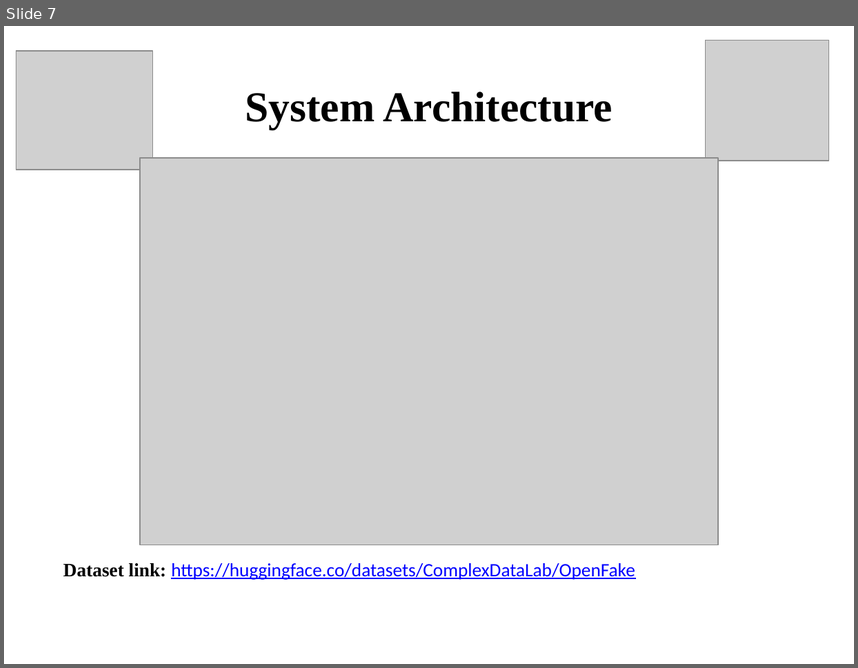
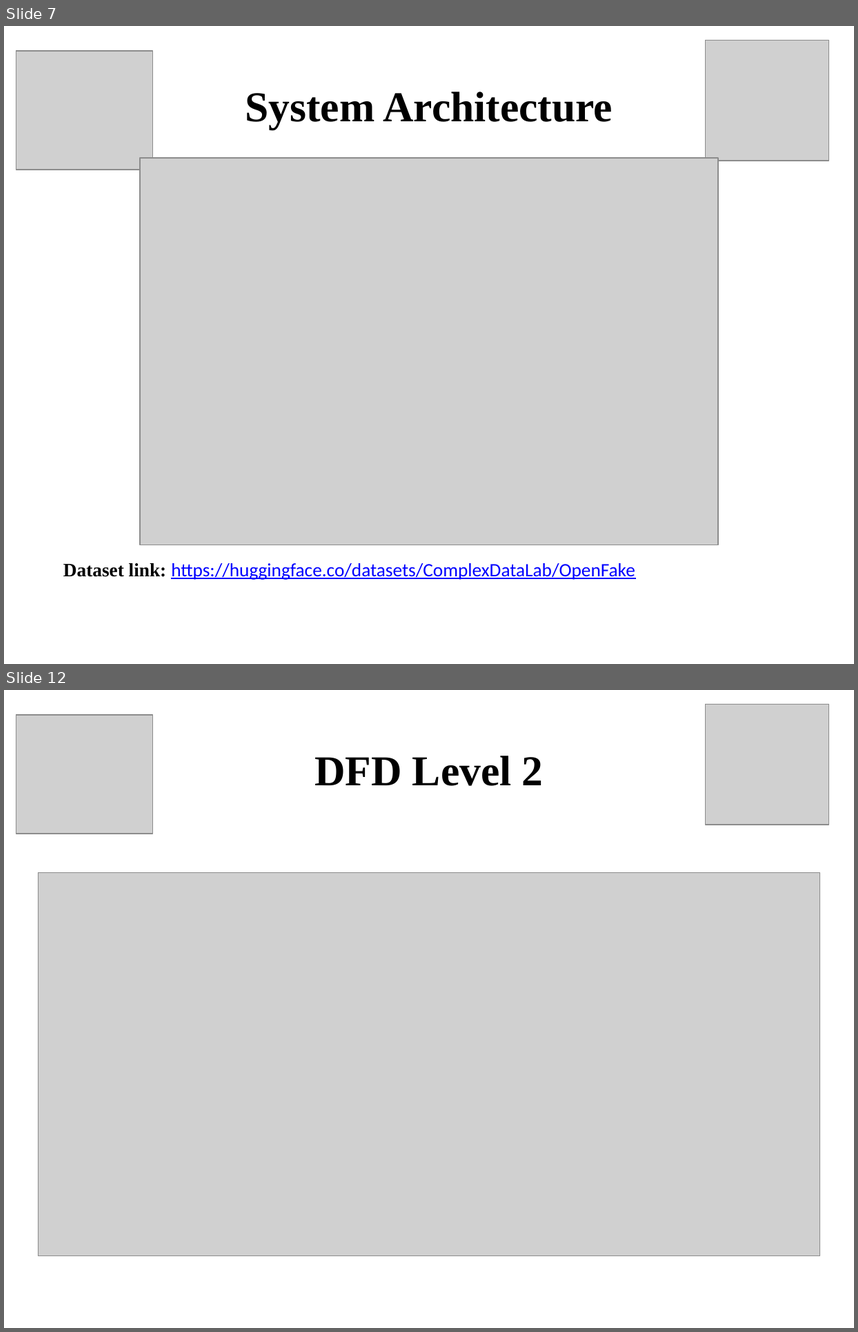
Before and after one commit to PawanBhandari03/DeepFake-Detection-Using-CrossGeneratorGeneralization, a slide deck: paper/reports/presentation/Final_Project_Presentation.pptx. Shown one above the other, each under a label of ours: slide 7 before the commit, slides 7 and 12 after it; the slides between them are not shown. The pictures are 858x668 and 858x1332 pixels, drawn with LibreOffice and Linux fonts; fonts in the diff are those of the drawing; grey boxes stand for pictures. Boxes give left, top, right and bottom in pixels: in the first picture for what was removed or moved away, otherwise in the second. Text is boxed around its words. In the diff, an @@ line names an element or a change of style, - is before the commit and + after.

```diff
--- a/paper/reports/presentation/Final_Project_Presentation.pptx
+++ b/paper/reports/presentation/Final_Project_Presentation.pptx
@@ slide 12 added at (4, 690, 854, 1328), background #FFFFFF @@
@@ picture added at (705, 704, 829, 825) @@
@@ picture added at (16, 715, 153, 834) @@
@@ title added at (314, 756, 544, 786), 36 pt, text #000000, bold @@
+DFD Level 2
@@ picture added at (38, 873, 820, 1256) @@
```
Also in this commit, not shown: 4 slides changed, 24 other files.
